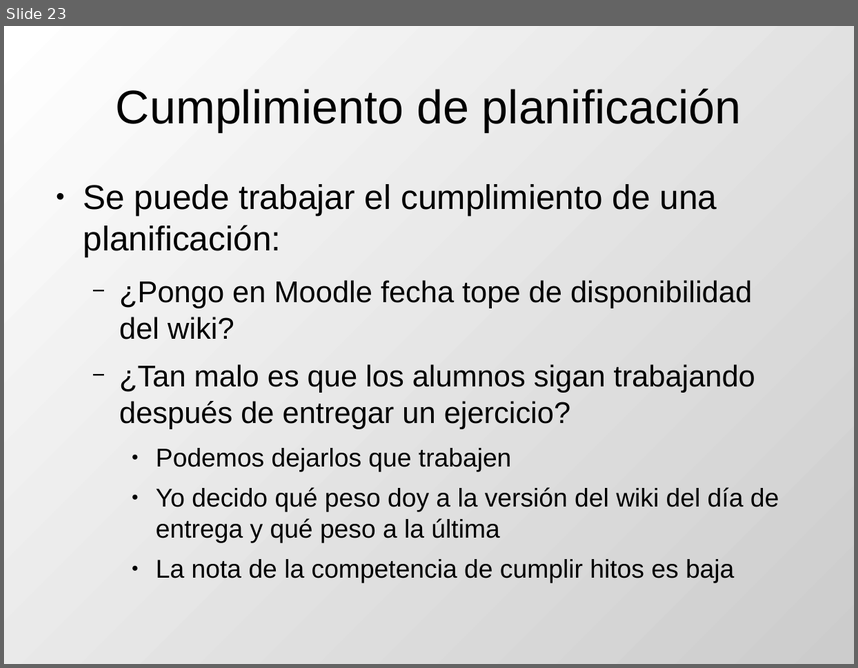
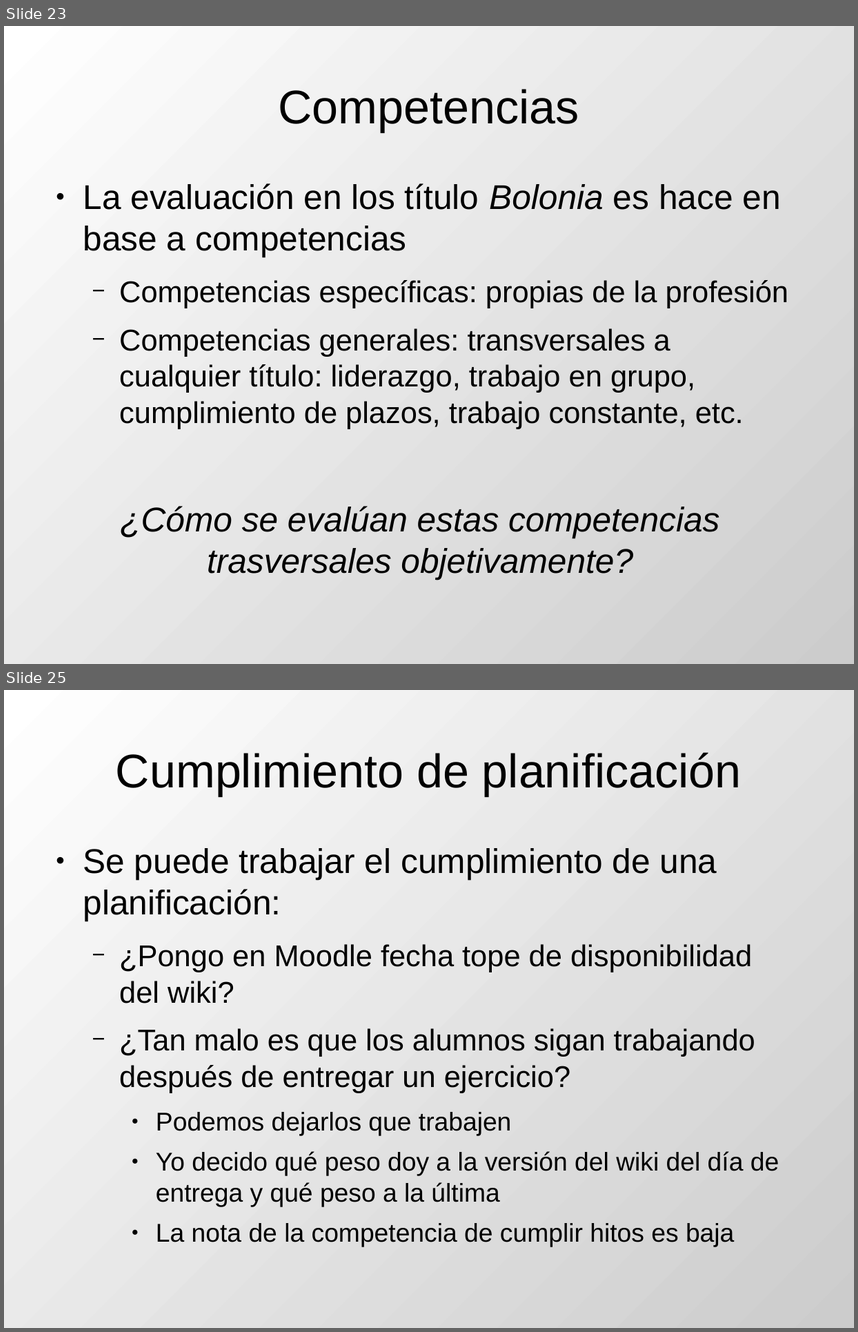
Before and after one commit to DrPantera/wikis4education, a slide deck: uca-2014/tema-5-IntroEvaluacionWikis.odp. Shown one above the other, each under a label of ours: slide 23 before the commit, slides 23 and 25 after it; the slides between them are not shown. The pictures are 858x668 and 858x1332 pixels, drawn with LibreOffice and Linux fonts; fonts in the diff are those of the drawing. Boxes give left, top, right and bottom in pixels: in the first picture for what was removed or moved away, otherwise in the second. Text is boxed around its words. In the diff, an @@ line names an element or a change of style, - is before the commit and + after.

Commit message:
pregnta quien evalua compet objetivam

```diff
--- a/uca-2014/tema-5-IntroEvaluacionWikis.odp
+++ b/uca-2014/tema-5-IntroEvaluacionWikis.odp
@@ slide 23 added at box(4, 26, 854, 664), background gradient #FFFFFF to #CCCCCC @@
@@ title added at box(278, 89, 579, 132), 44 pt, text #000000 @@
+Competencias
@@ text added at box(83, 183, 789, 579), 28 pt, text #000000 @@
+● La evaluación en los título Bolonia es hace en base a competencias
+  − Competencias específicas: propias de la profesión
+  − Competencias generales: transversales a cualquier título: liderazgo, trabajo en grupo, cumplimiento de plazos, trabajo constante, etc.
+¿Cómo se evalúan estas competencias trasversales objetivamente?
@@ what was slide 23 is now slide 25 @@
```
Also in this commit, not shown: 18 slides changed, 1 other slide added, 1 other file.
